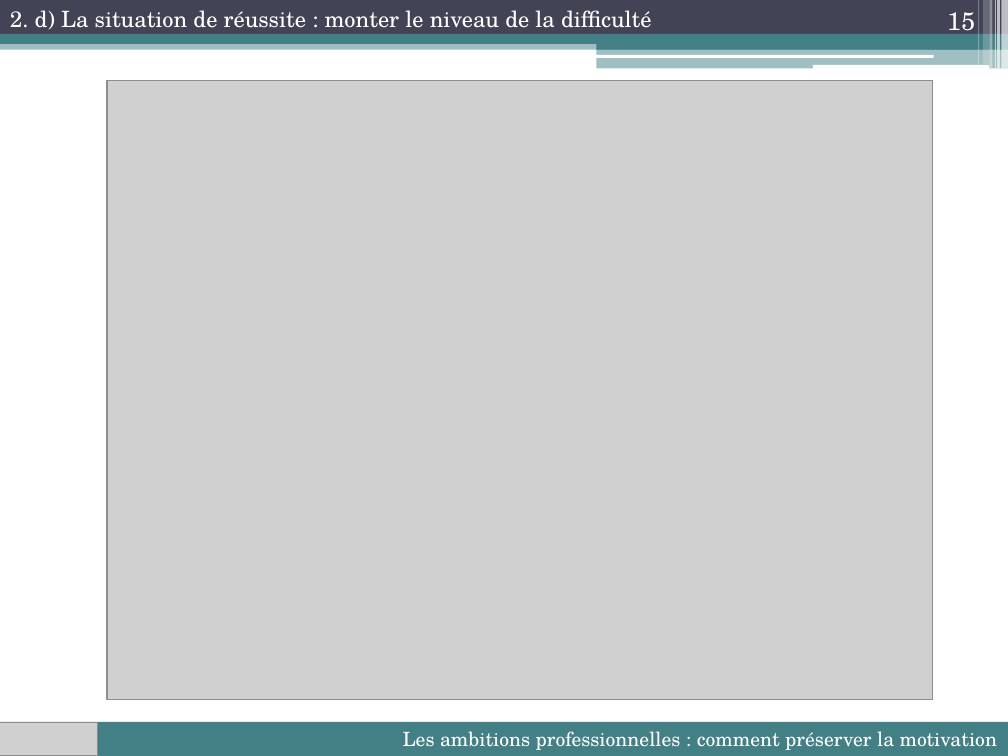
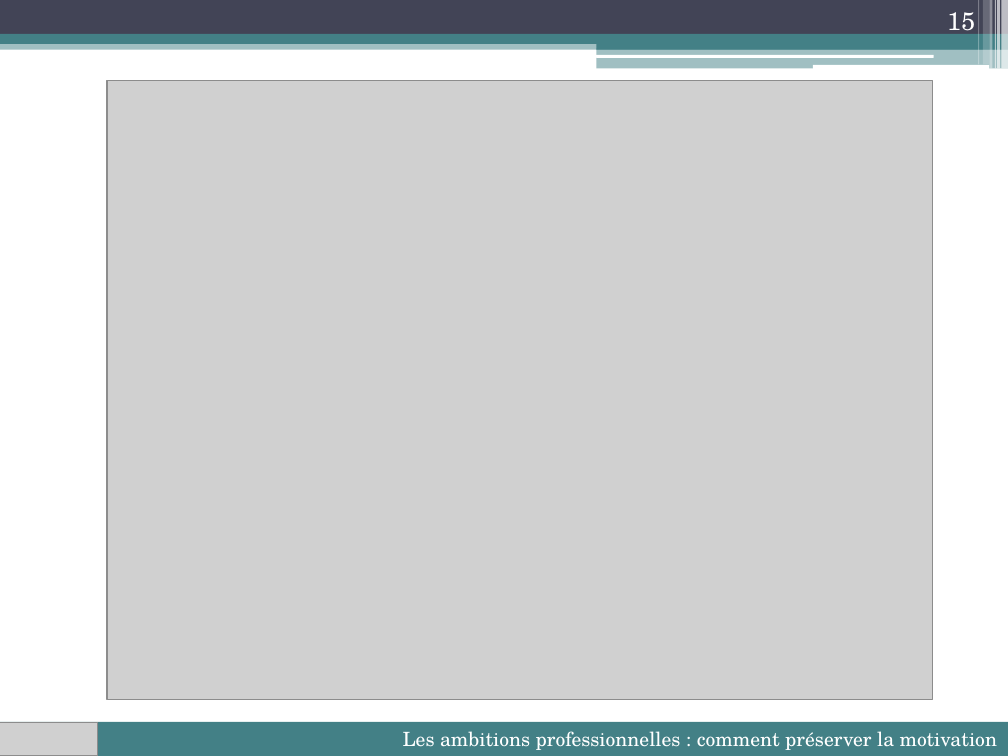
Before and after one commit to lioubouchkin/soutenance, a slide deck: slide 15 of Soutenance.pptx. Drawn at 1008x756 pixels with LibreOffice and Linux fonts; fonts in the diff are those of the drawing; grey boxes stand for pictures. Boxes give left, top, right and bottom in pixels: in the first picture for what was removed or moved away, otherwise in the second. Text is boxed around its words. In the diff, an @@ line names an element or a change of style, - is before the commit and + after.

```diff
--- a/Soutenance.pptx
+++ b/Soutenance.pptx
@@ text removed at (10,10,652,29) @@
-2. d) La situation de réussite : monter le niveau de la difficulté
```
Also in this commit, not shown: 15 other slides changed, 1 slide added, 1 other file.
